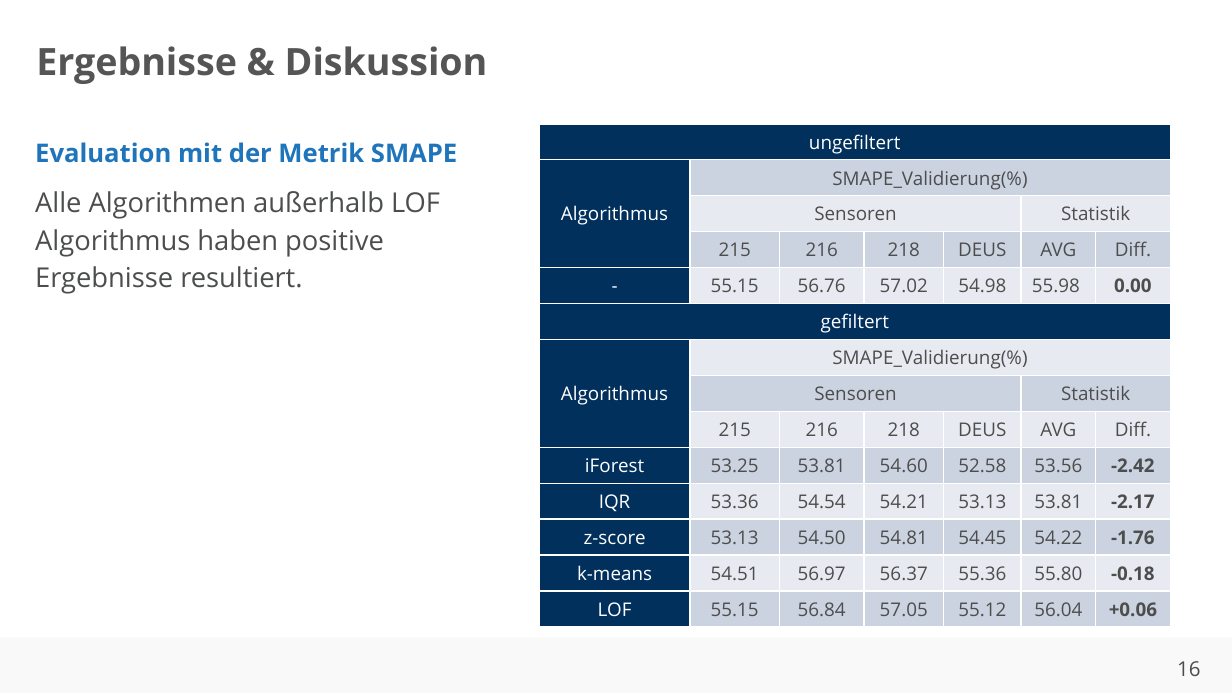
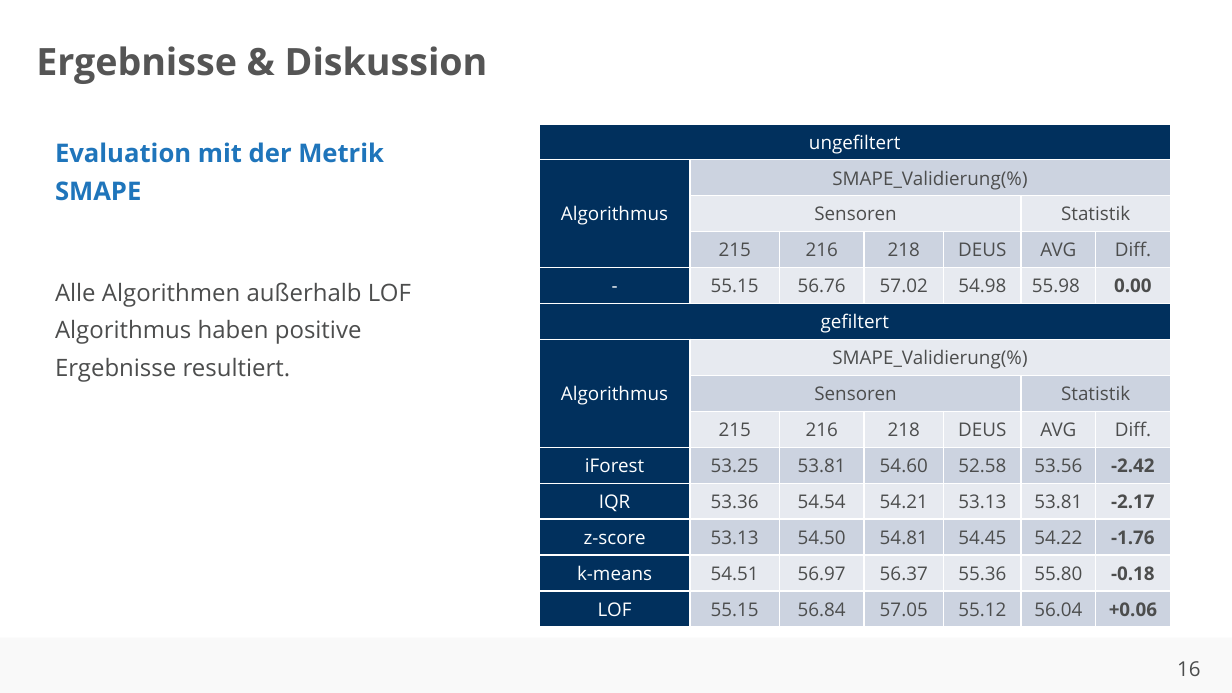
Before and after one commit to ahndavin/Abschlussarbeit_Bachelor, a slide deck: slide 16 of Kolloquium/Kolloquium.pptx. Drawn at 1232x693 pixels with LibreOffice and Linux fonts; fonts in the diff are those of the drawing; background and template pictures are left out. Boxes give left, top, right and bottom in pixels: in the first picture for what was removed or moved away, otherwise in the second. Text is boxed around its words. In the diff, an @@ line names an element or a change of style, - is before the commit and + after.

```diff
--- a/Kolloquium/Kolloquium.pptx
+++ b/Kolloquium/Kolloquium.pptx
@@ text "Evaluation mit der Metrik SMAPE" moved from (x1=35, y1=142, x2=457, y2=294) to (x1=55, y1=142, x2=411, y2=382) @@
@@ text at (x1=55, y1=282, x2=411, y2=382): size 16 to 14 pt in "Alle Algorithmen außerhalb LOF Algorithmus haben positive ..." @@
```
Also in this commit, not shown: 7 other slides changed, 1 slide added.
